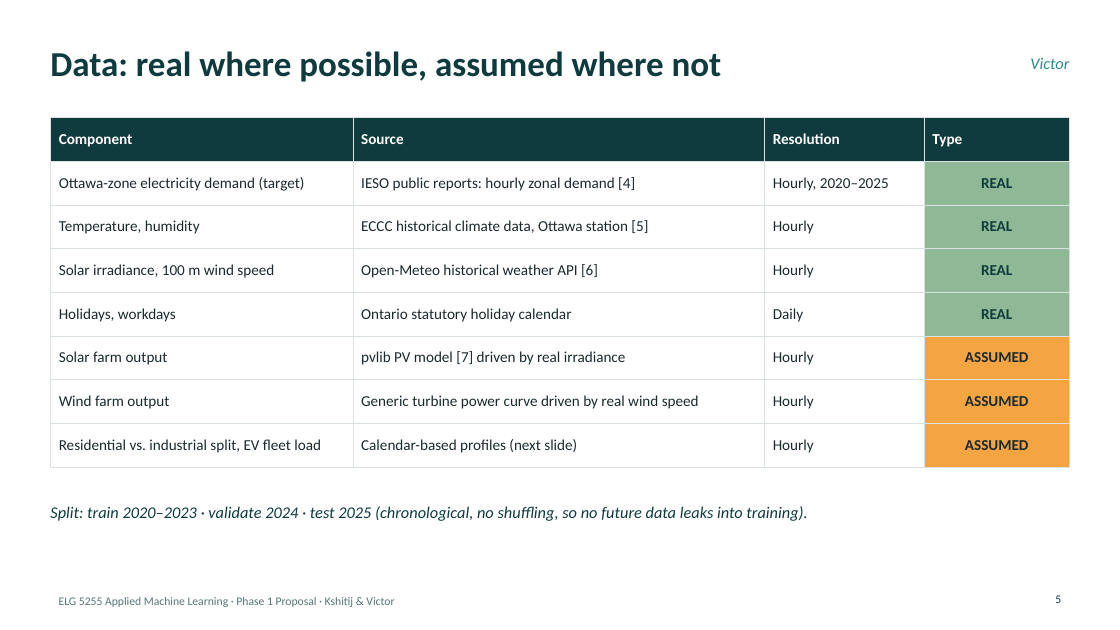
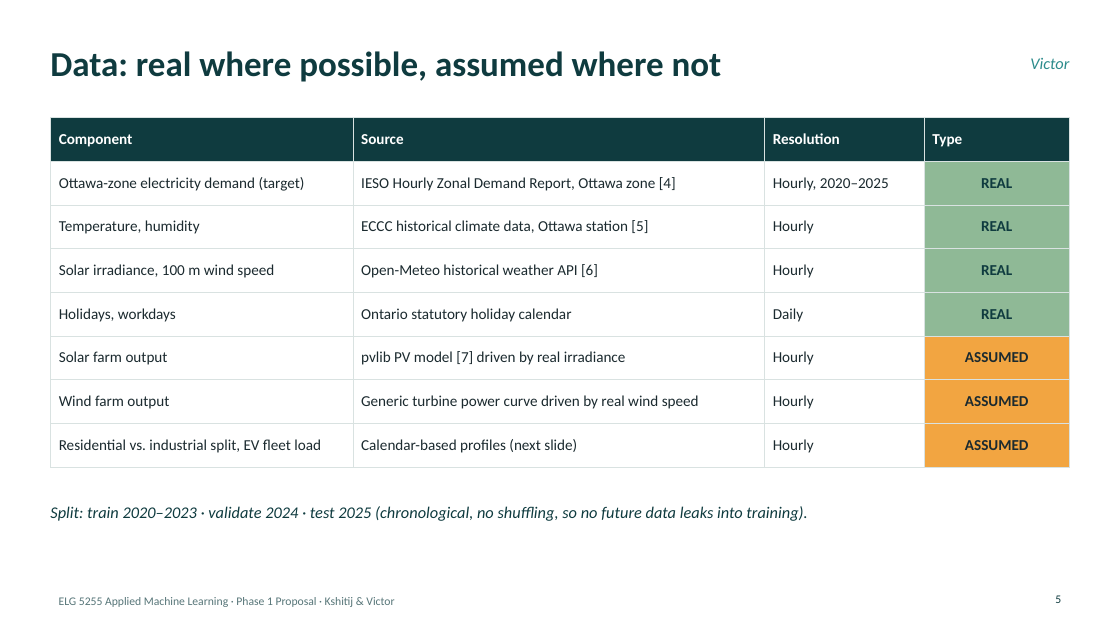
Before and after one commit to KshitijV97/smart-grid-analytics, a slide deck: slide 5 of presentation/ELG5255_Phase1_Ottawa_Load_Forecasting.pptx. Drawn at 1120x630 pixels with LibreOffice and Linux fonts; fonts in the diff are those of the drawing. Boxes give left, top, right and bottom in pixels: in the first picture for what was removed or moved away, otherwise in the second. Text is boxed around its words. In the diff, an @@ line names an element or a change of style, - is before the commit and + after.

```diff
--- a/presentation/ELG5255_Phase1_Ottawa_Load_Forecasting.pptx
+++ b/presentation/ELG5255_Phase1_Ottawa_Load_Forecasting.pptx
@@ table at [50,118,1070,457] @@
-row 2, column 2: IESO public reports: hourly zonal demand [4]
+row 2, column 2: IESO Hourly Zonal Demand Report, Ottawa zone [4]
```
Also in this commit, not shown: 1 other slide changed, 2 other files.
